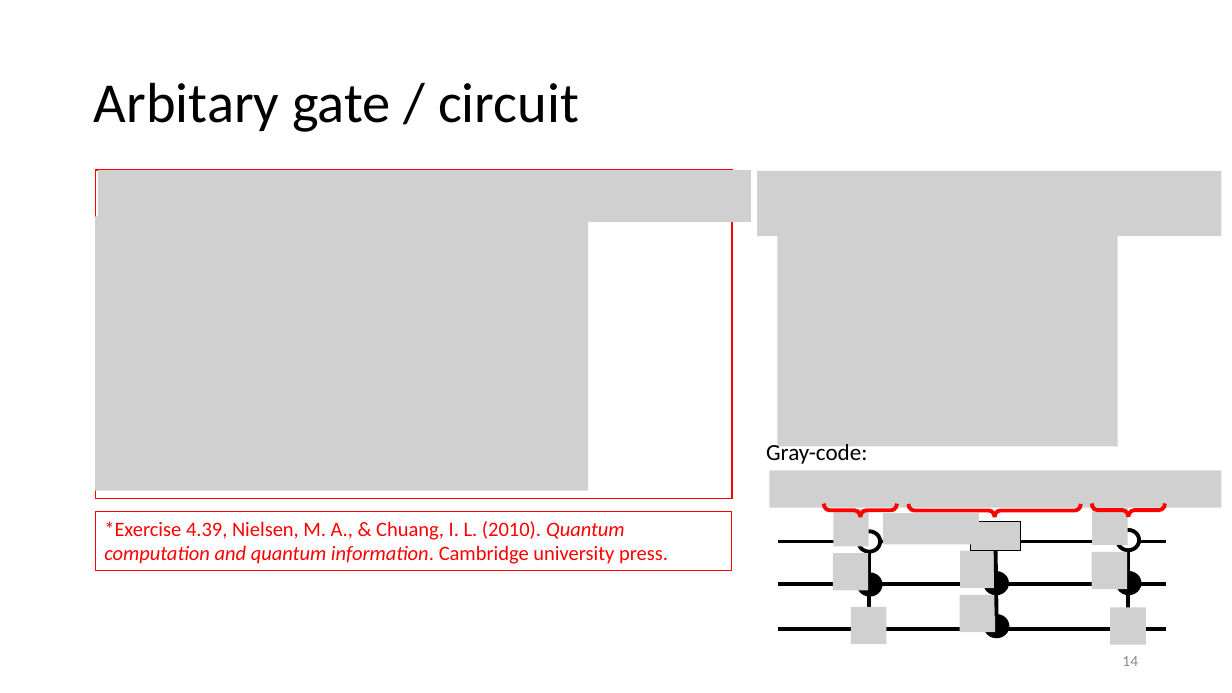
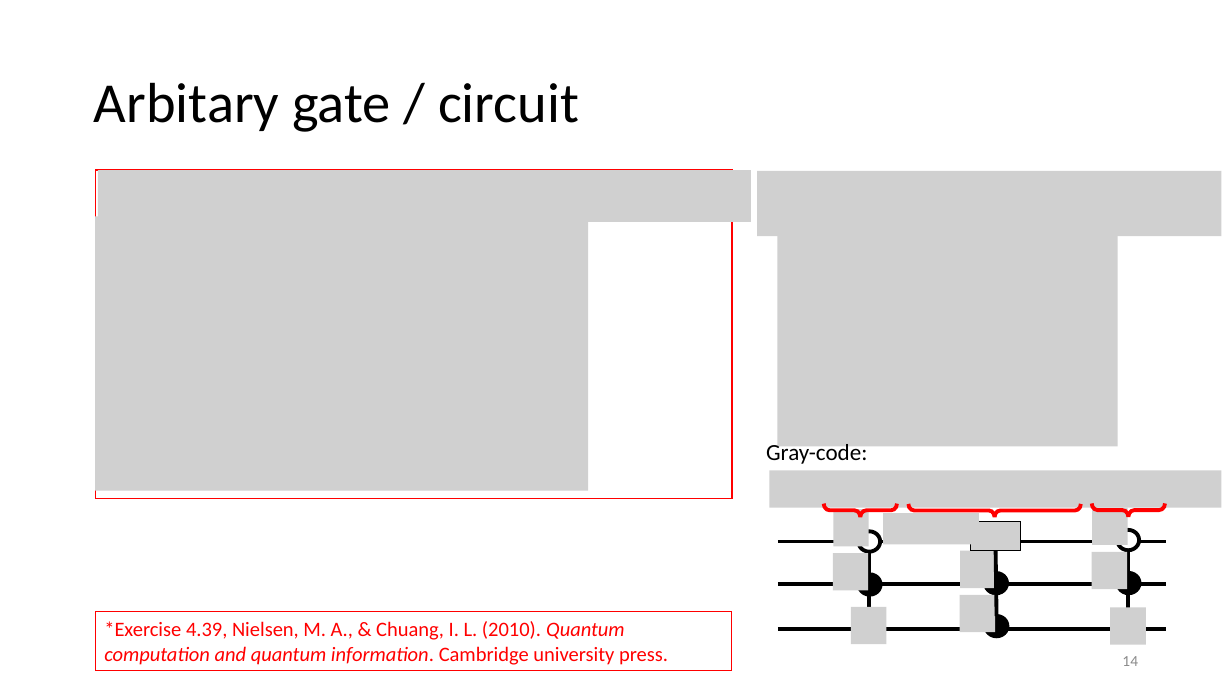
Before and after one commit to vutuanhai237/CourseMaterialsUIT, a slide deck: slide 14 of SExxx-Programming for quantum computer/UPTschool/Qubit and Circuit.pptx. Drawn at 1232x693 pixels with LibreOffice and Linux fonts; fonts in the diff are those of the drawing; grey boxes stand for pictures. Boxes give left, top, right and bottom in pixels: in the first picture for what was removed or moved away, otherwise in the second. Text is boxed around its words. In the diff, an @@ line names an element or a change of style, - is before the commit and + after.

```diff
--- a/SExxx-Programming for quantum computer/UPTschool/Qubit and Circuit.pptx
+++ b/SExxx-Programming for quantum computer/UPTschool/Qubit and Circuit.pptx
@@ rectangle "*Exercise 4.39, Nielsen, M. A., ...": place and size @@
-rectangle "*Exercise 4.39, Nielsen, M. A., ..." at bbox=[95, 511, 732, 570]
+rectangle "*Exercise 4.39, Nielsen, M. A., ..." at bbox=[95, 612, 732, 671]
```
Also in this commit, not shown: 9 other slides changed, 26 other files.
